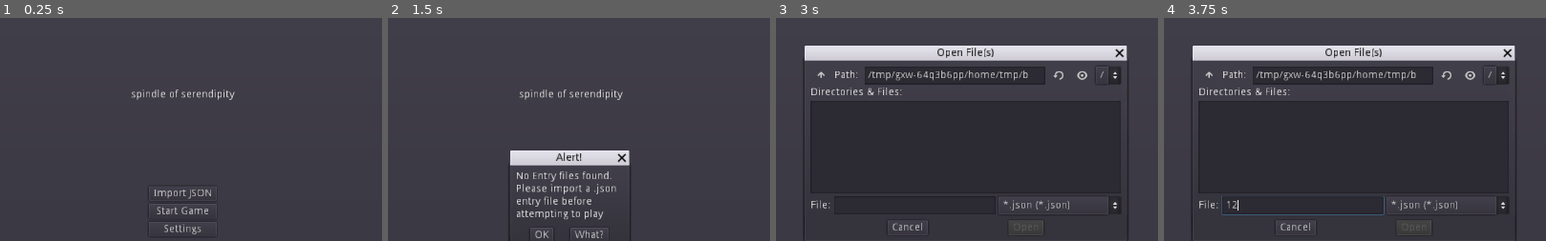
Above: before the commit, frames 1-4 (left to right).
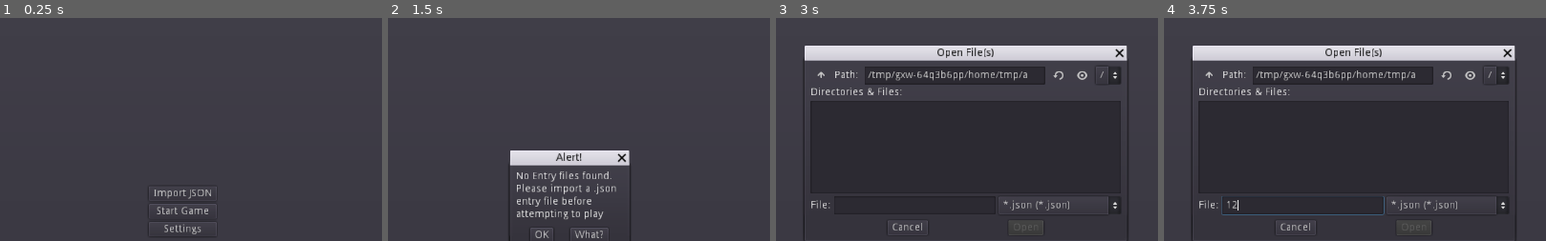
Above: after the commit, the same moments.

Repository: zacryol/spindle-of-serendipity
Game: Godot game, scene res://game/menus/MainMenu.tscn
Same seed, same stepped clock (60 frames per second), same inputs: the game is played once before the commit and once after it.
Inputs (mouse positions are % of the whole screen's width and height, from its top left):
- Up to frame 1 (0.25 s): no input
- Up to frame 2 (1.5 s): click "Start Game" at 0.5 s; click "Start Game" at 1.25 s
- Up to frame 3 (3 s): click "OK" at 2 s; click "Import JSON" at 2.75 s
- Up to frame 4 (3.75 s): click (44, 51) at 3.52 s; type "12" at 3.6 s
The pictures show only the part of the screen within x 26-76%, y 9-59%; the shares and areas given below are measured in that part.

The runs differ from the first frame. In frame 1, 0.4% of the frame differs, in the area x 34-62%, y 32-37%; in frame 2, 0.4%; in frame 3, less than 0.1%; in frame 4, less than 0.1%.

Commit message:
Deleted label

Diff:
--- a/game/menus/MainMenu.tscn
+++ b/game/menus/MainMenu.tscn
@@ -61,18 +61,6 @@
 current_dir = "/home/zach/Documents/godot/spindle-of-serendipity"
 current_path = "/home/zach/Documents/godot/spindle-of-serendipity/"
 
-[node name="Label" type="Label" parent="."]
-anchor_left = 0.5
-anchor_right = 0.5
-margin_left = -69.5
-margin_top = 150.0
-margin_right = 69.5
-margin_bottom = 14.0
-text = "spindle of serendipity"
-__meta__ = {
-"_edit_use_anchors_": false
-}
-
 [node name="AcceptDialog" type="AcceptDialog" parent="."]
 margin_left = 430.586
 margin_top = 251.797
